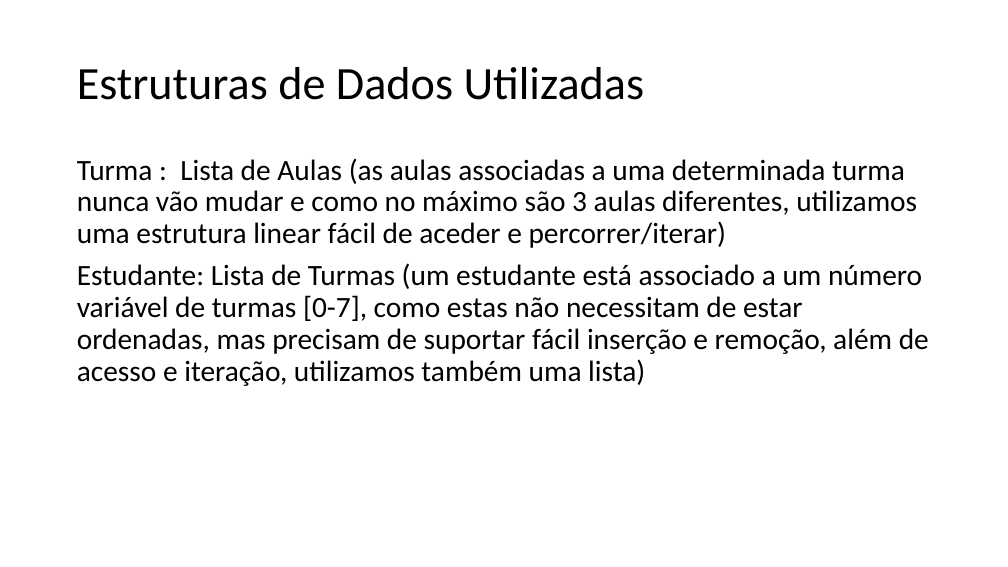
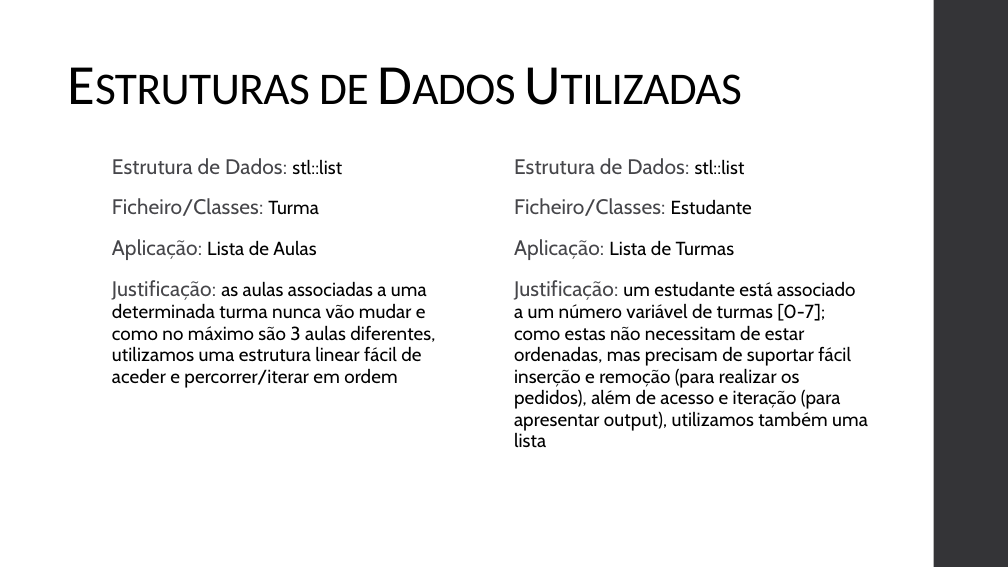
Before and after one commit to racoelhosilva/AED_scheduleManager, a slide deck: slide 4 of presentation/Apresentação.pptx. Drawn at 1008x567 pixels with LibreOffice and Linux fonts; fonts in the diff are those of the drawing. Boxes give left, top, right and bottom in pixels: in the first picture for what was removed or moved away, otherwise in the second. Text is boxed around its words. In the diff, an @@ line names an element or a change of style, - is before the commit and + after.

```diff
--- a/presentation/Apresentação.pptx
+++ b/presentation/Apresentação.pptx
@@ rectangle added at [934,0,1008,567], fill #353537 @@
@@ text "Estruturas de Dados Utilizadas": place and size @@
-text "Estruturas de Dados Utilizadas" at [77,67,645,100]
+text "Estruturas de Dados Utilizadas" at [198,158,287,174]
@@ text "Estruturas de Dados Utilizadas" at [198,158,287,174]: size 44 to 54 pt, letter spacing 0 to -0.5 pt, small capitals on; line spacing 0.9 to 0.85; vertical alignment middle to bottom @@
@@ text added at [112,159,435,388], 18 pt, text #000000 @@
+Estrutura de Dados: stl::list
+Ficheiro/Classes: Turma
+Aplicação: Lista de Aulas
+Justificação: as aulas associadas a uma determinada turma nunca vão mudar e como no máximo são 3 aulas diferentes, utilizamos uma estrutura linear fácil de aceder e percorrer/iterar em ordem
@@ text at [514,158,868,448]: text changed; size 28 to 18 pt; font Calibri to Cabin @@
-Turma : Lista de Aulas (as aulas associadas a uma determinada turma nunca vão mudar e como no máximo são 3 aulas diferentes, utilizamos uma estrutura linear fácil de aceder e percorrer/iterar)
-Estudante: Lista de Turmas (um estudante está associado a um número variável de turmas [0-7], como estas não necessitam de estar ordenadas, mas precisam de suportar fácil inserção e remoção, além de acesso e iteração, utilizamos também uma lista)
+Estrutura de Dados: stl::list
+Ficheiro/Classes: Estudante
+Aplicação: Lista de Turmas
+Justificação: um estudante está associado a um número variável de turmas [0-7]; como estas não necessitam de estar ordenadas, mas precisam de suportar fácil inserção e remoção (para realizar os pedidos), além de acesso e iteração (para apresentar output), utilizamos também uma lista
```
Also in this commit, not shown: 6 other slides changed, 2 slides added, 1 other file.
